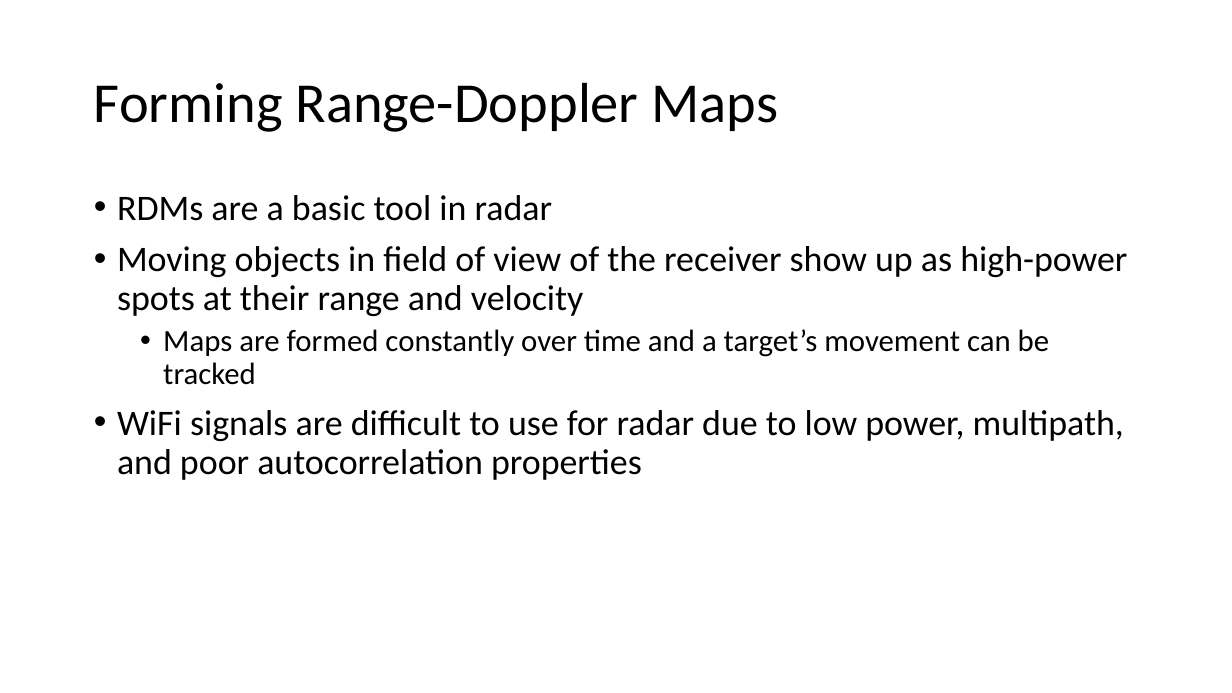
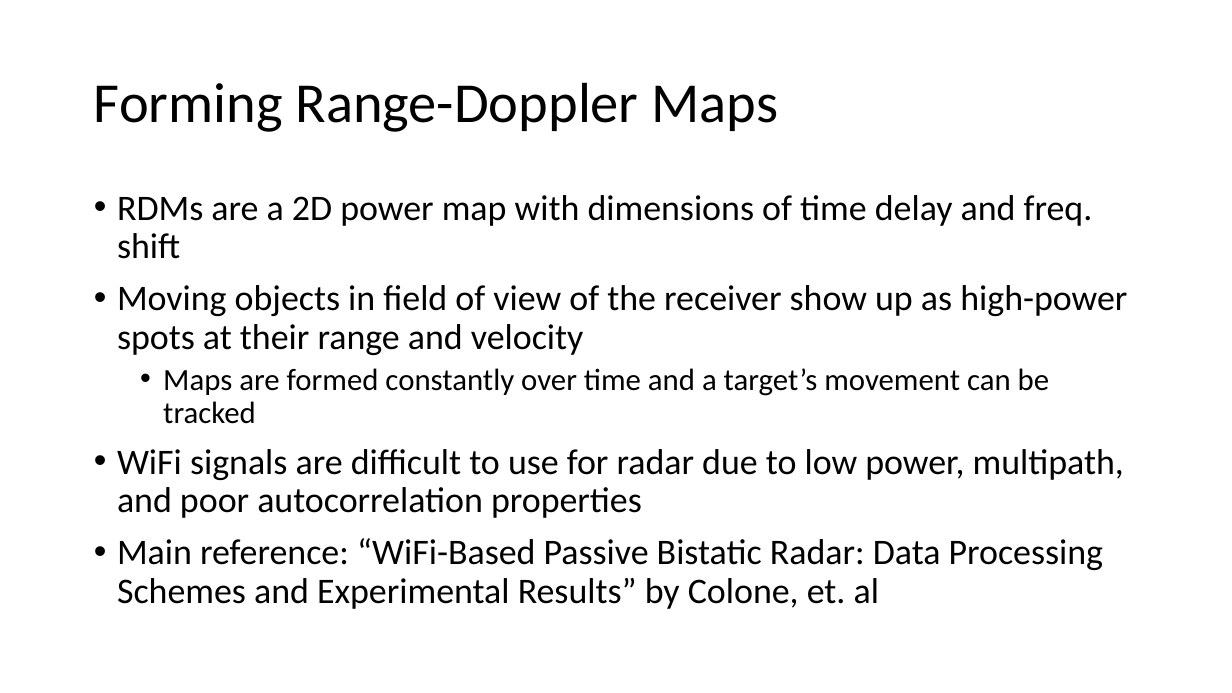
Before and after one commit to USRPMAN/wifi-radar, a slide deck: slide 9 of presentation.pptx. Drawn at 1232x693 pixels with LibreOffice and Linux fonts; fonts in the diff are those of the drawing. Boxes give left, top, right and bottom in pixels: in the first picture for what was removed or moved away, otherwise in the second. Text is boxed around its words. In the diff, an @@ line names an element or a change of style, - is before the commit and + after.

Commit message:
Final presentation that we used

```diff
--- a/presentation.pptx
+++ b/presentation.pptx
@@ text at bbox=[117, 195, 1093, 259]: text changed @@
-• RDMs are a basic tool in radar
+• RDMs are a 2D power map with dimensions of time delay and freq. shift
@@ text at bbox=[117, 538, 1103, 609]: paragraph added @@
+• Main reference: “WiFi-Based Passive Bistatic Radar: Data Processing Schemes and Experimental Results” by Colone, et. al
```
